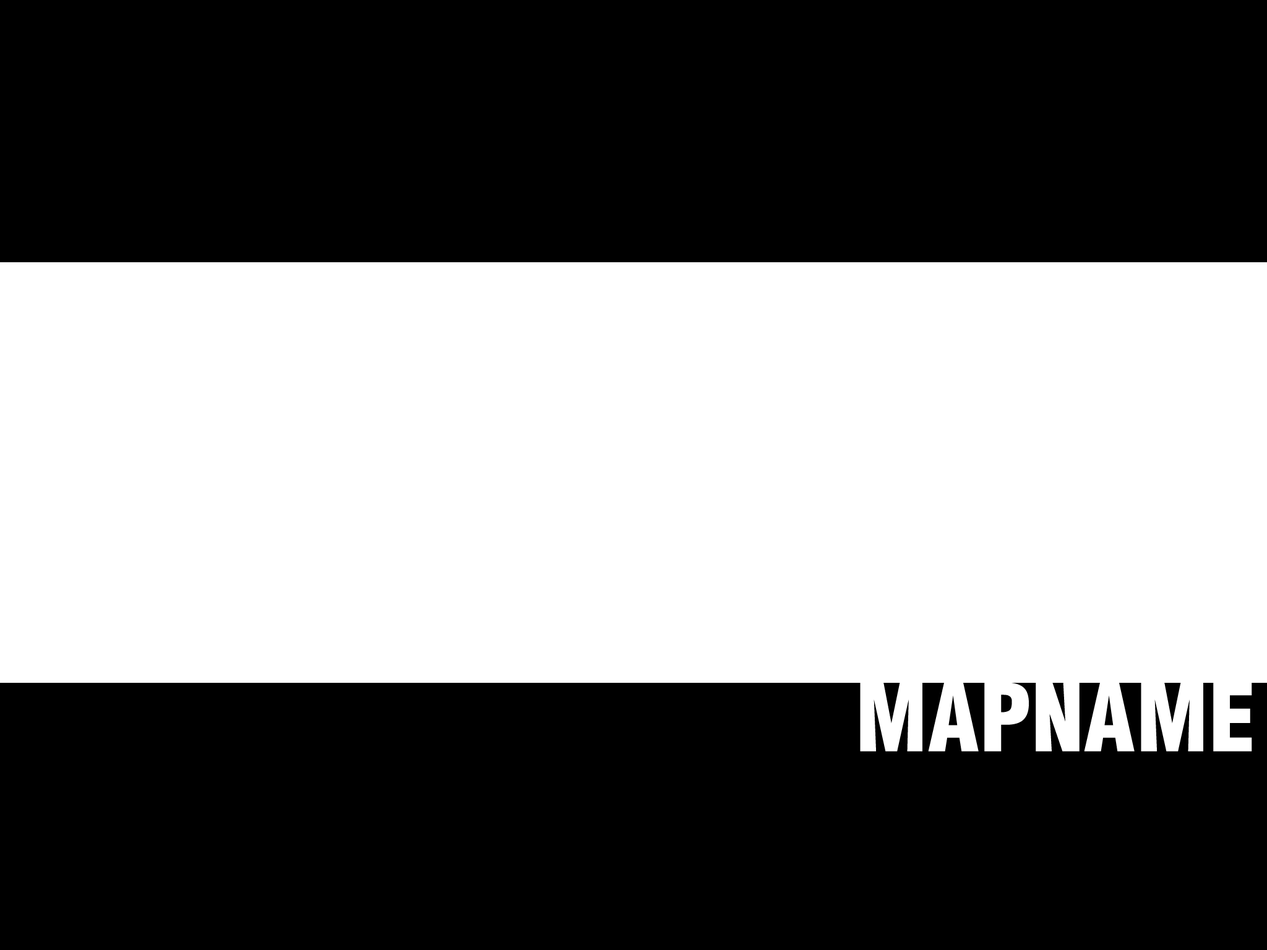
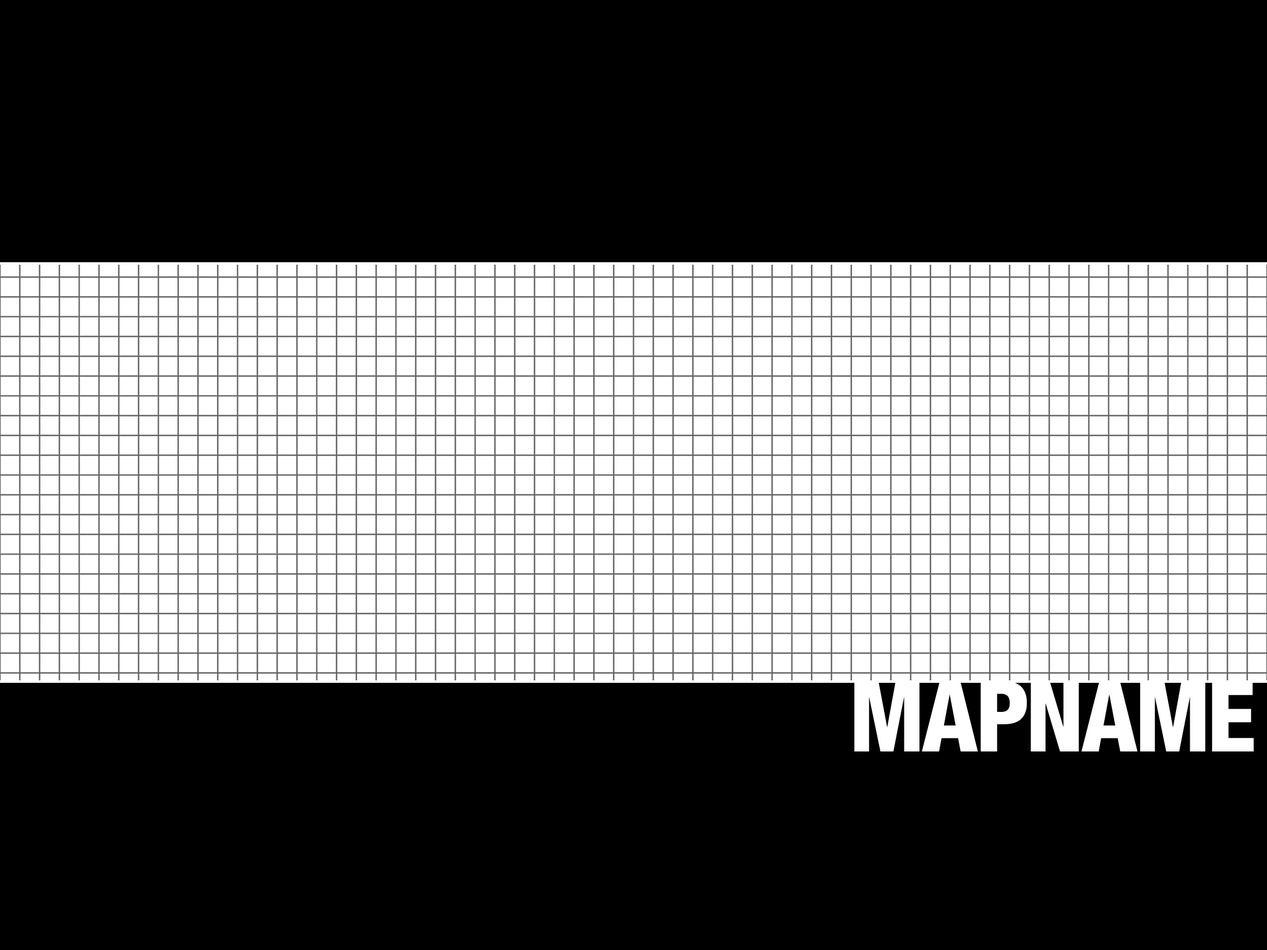
Layer changes from the first w=1267, h=950 image to the second:
renamed "MAPNAME" to "MAPNAME (HelveticaNeueHvCn)", painted on it over [854, 682, 1254, 752]
added layer "Levelshot mask" over [0, 264, 1267, 681]
